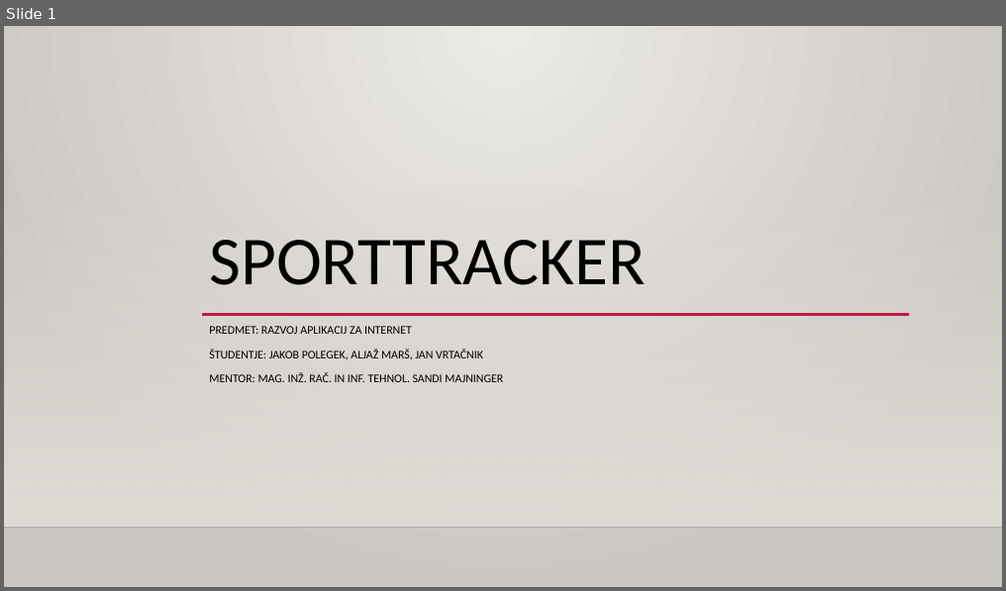
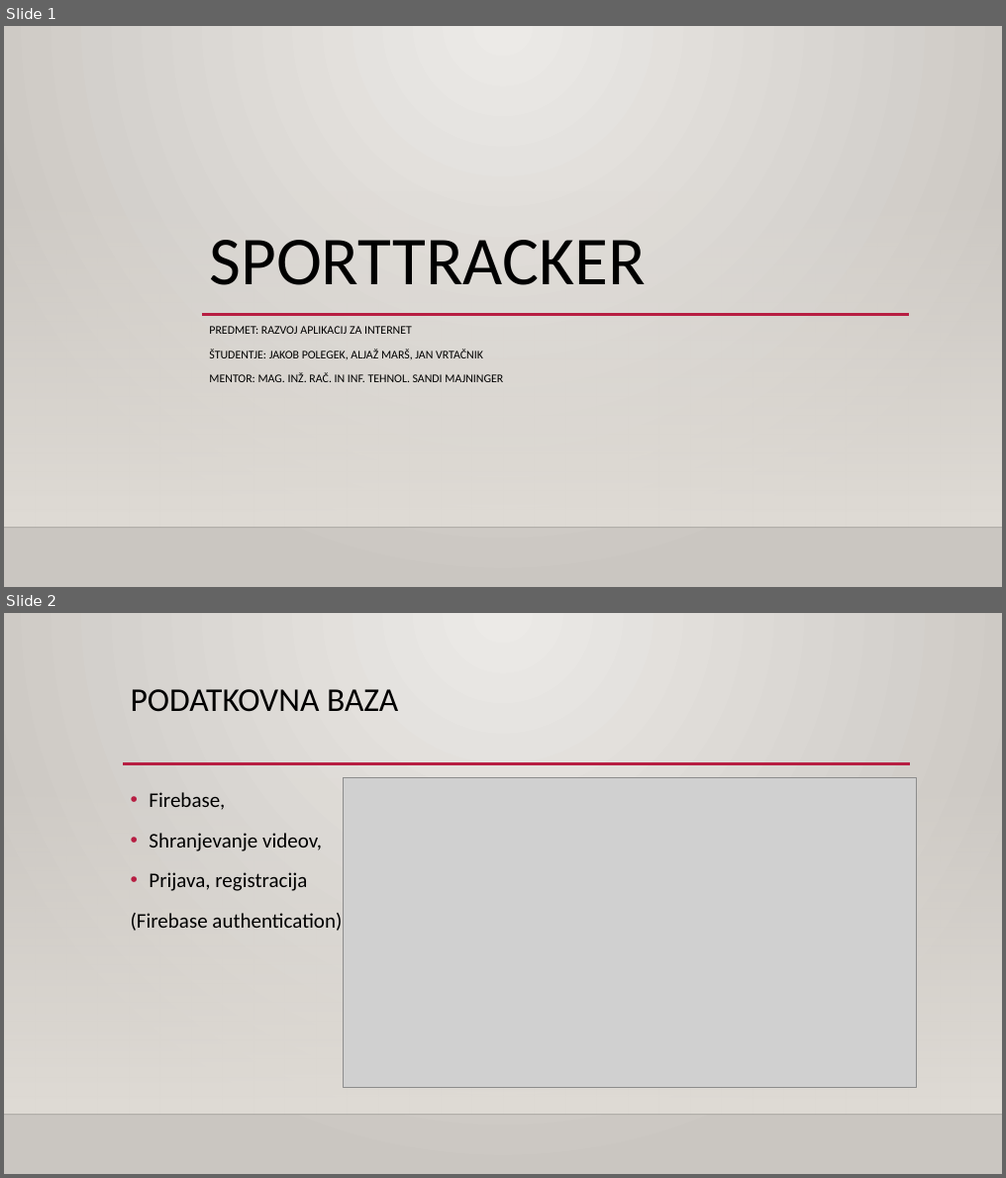
Before and after one commit to jakobpolegek/sporttracker, a slide deck: Sporttracker.pptx. Shown one above the other, each under a label of ours: slide 1 before the commit, slides 1 and 2 after it. The pictures are 1006x591 and 1006x1178 pixels, drawn with LibreOffice and Linux fonts; fonts in the diff are those of the drawing; grey boxes stand for pictures; background and template pictures are left out. Boxes give left, top, right and bottom in pixels: in the first picture for what was removed or moved away, otherwise in the second. Text is boxed around its words. In the diff, an @@ line names an element or a change of style, - is before the commit and + after.

```diff
--- a/Sporttracker.pptx
+++ b/Sporttracker.pptx
@@ slide 2 added at (x1=4, y1=613, x2=1002, y2=1174), background gradient #ECEAE7 to #CAC7C1; not listed: 2 template elements that a slide beside it also shows @@
@@ title added at (x1=131, y1=689, x2=398, y2=712), 32 pt, text #000000 @@
+PODATKOVNA BAZA
@@ line added from (123, 764) to (910, 764), #B71E42 2.5 pt @@
@@ picture added at (x1=344, y1=777, x2=917, y2=1087) @@
@@ text added at (x1=131, y1=792, x2=342, y2=931), 20 pt, text #000000 @@
+• Firebase,
+• Shranjevanje videov,
+• Prijava, registracija
+(Firebase authentication)
```
Also in this commit, not shown: 5 other slides added, 1 slide removed.
